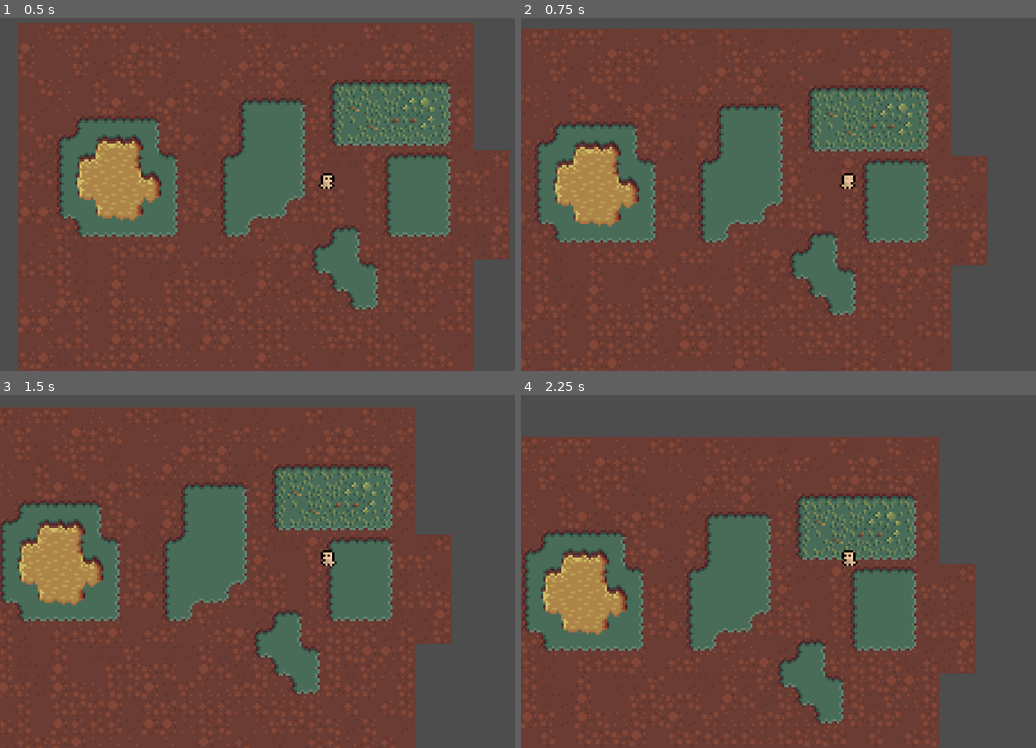
Above: before the commit, frames 1-4 (two rows, left to right).
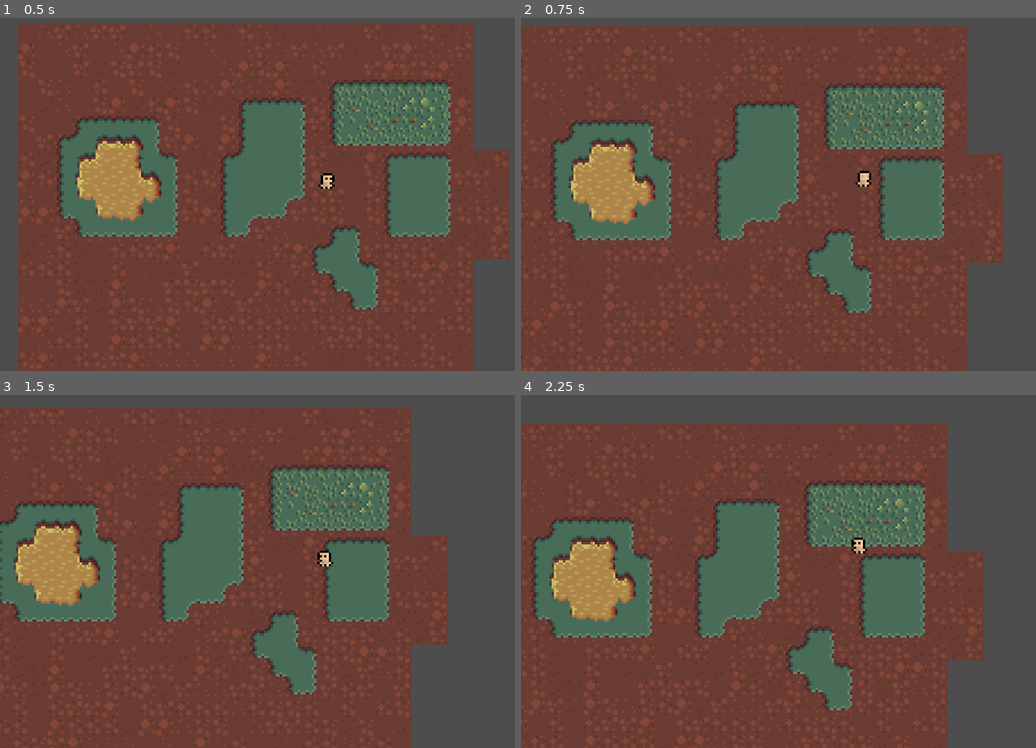
Above: after the commit, the same moments.

Repository: elegios/cautious-memory
Game: Godot game, scene res://Scenes/Test.tscn
The game is run twice, just before and just after one commit, with the same random seed, the same clock (stepped at 60 frames per second) and the same inputs.
Inputs (mouse positions are in pixels of both pictures, inside the frame that each line leads up to):
- Up to frame 1 (0.5 s): no input
- Up to frame 2 (0.75 s): tap Enter at 0.5 s; move the mouse to (994, 169) at 0.52 s; hold A (Action 1) from 0.53 s (still down)
- Up to frame 3 (1.5 s): move the mouse to (195, 582) at 1.27 s; release A (Action 1) at 1.28 s; right-click (195, 582) at 1.35 s
- Up to frame 4 (2.25 s): move the mouse to (912, 483) at 2.02 s; hold A (Action 1) from 2.03 s (still down)

Frame 1 is identical in both runs. In frame 2, 27% of the frame differs, in the area x 0-94%, y 2-100%; in frame 3, 14%; in frame 4, 27%, in the area x 0-90%, y 8-100%.

Commit message:
TeleportCharacter

Diff:
--- a/Code/AbilityComponents/Core/AbilitySeq.gd
+++ b/Code/AbilityComponents/Core/AbilitySeq.gd
@@ -3,17 +3,13 @@
 ## gets interrupted this node also gets interrupted.
 class_name AbilitySeq extends AbilityNode
 
-var current_child: AbilityNode
-var executing_idx: int:
-	set(value):
-		executing_idx = value
+var executing_idx: int = 0
+
+var current_child: AbilityNode:
+	get:
 		if executing_idx < get_child_count():
-			current_child = get_child(value) as AbilityNode
-	get:
-		return executing_idx
-
-func _ready() -> void:
-	current_child = get_child(executing_idx) as AbilityNode
+			return get_child(executing_idx) as AbilityNode
+		return null
 
 func register_properties(root: AbilityRoot) -> void:
 	root.register_prop(self, "executing_idx")
@@ -39,4 +35,7 @@
 	return ARunResult.Done
 
 func interrupt(kind: AInterruptKind) -> AInterruptResult:
-	return current_child.interrupt(kind)
+	var child := current_child
+	if child:
+		return child.interrupt(kind)
+	return AInterruptResult.Interrupted
--- a/Code/AbilityComponents/DataSources/BlackboardSource.gd
+++ b/Code/AbilityComponents/DataSources/BlackboardSource.gd
@@ -10,4 +10,20 @@
 func get_data(_delta: float) -> Variant:
 	if not allow_absent and not blackboard.has(property):
 		push_error("Missing blackboard key: " + property)
-	return blackboard.get(property, null)
+	var ret: Variant = blackboard.get(property, null)
+	if ret is NodePath:
+		var path: NodePath = ret
+		var node := runner.get_node(path)
+		if not node:
+			push_error("Bad nodepath: " + str(path))
+		return node
+	elif ret is Array[NodePath]:
+		var paths: Array[NodePath] = ret
+		var res: Array[Node] = []
+		for p in paths:
+			var node := runner.get_node(p)
+			if not node:
+				push_error("Bad nodepath: " + str(p))
+			res.append(node)
+		return res
+	return ret
--- a/Code/AbilityComponents/DataSources/ExpressionSource.gd
+++ b/Code/AbilityComponents/DataSources/ExpressionSource.gd
@@ -50,7 +50,10 @@
 		z.register_properties(node, property + ":z", root)
 
 func get_data(delta: float) -> Variant:
-	var res: Variant = parsed.execute([x.get_data(delta) if x else null, y.get_data(delta) if y else null, z.get_data(delta) if z else null])
+	var xval: Variant = x.get_data(delta) if x else null
+	var yval: Variant = y.get_data(delta) if y else null
+	var zval: Variant = z.get_data(delta) if z else null
+	var res: Variant = parsed.execute([xval, yval, zval])
 	if parsed.has_execute_failed():
-		push_error(parsed.get_error_text())
+		push_error("Error: %s\nx: %s\ny: %s\nz %s\ndebug_server: %s" % [parsed.get_error_text(), xval, yval, zval, OS.has_feature("debug_server")])
 	return res
--- a/Code/AbilityComponents/SeqLike/Cancellable.gd
+++ b/Code/AbilityComponents/SeqLike/Cancellable.gd
@@ -4,4 +4,7 @@
 class_name Cancellable extends AbilitySeq
 
 func interrupt(_kind: AInterruptKind) -> AInterruptResult:
-	return current_child.interrupt(AInterruptKind.Hard)
+	var c := current_child
+	if c:
+		return c.interrupt(AInterruptKind.Hard)
+	return AInterruptResult.Interrupted
--- a/Code/AbilityComponents/SeqLike/Conditional.gd
+++ b/Code/AbilityComponents/SeqLike/Conditional.gd
@@ -24,7 +24,9 @@
 		if condition.get_data(0.0):
 			checked = not continuous
 		else:
-			var _ignore := current_child.interrupt(AInterruptKind.Hard)
+			var c := current_child
+			if c:
+				var _ignore := c.interrupt(AInterruptKind.Hard)
 			return ARunResult.Done
 	return super(delta)
 
@@ -33,6 +35,8 @@
 		if condition.get_data(delta):
 			checked = not continuous
 		else:
-			var _ignore := current_child.interrupt(AInterruptKind.Hard)
+			var c := current_child
+			if c:
+				var _ignore := c.interrupt(AInterruptKind.Hard)
 			return ARunResult.Done
 	return super(delta)
--- a/Code/AbilityComponents/ShapeCast.gd
+++ b/Code/AbilityComponents/ShapeCast.gd
@@ -50,9 +50,10 @@
 	var sc := runner.shape_cast
 	var relative: Vector2 = relative_target.get_data(delta) if relative_target else Vector2.ZERO
 	var new_shape := shape if shape else sc.shape
-	var changed := sc.target_position != relative or sc.collision_mask != collision_mask or sc.shape != new_shape
+	var changed := sc.target_position != relative or sc.collision_mask != collision_mask or sc.shape != new_shape or sc.exclude_parent != ignore_self
 
 	if changed:
+		sc.exclude_parent = ignore_self
 		sc.target_position = relative
 		sc.collision_mask = collision_mask
 		sc.shape = new_shape
@@ -65,10 +66,10 @@
 		if save_all:
 			var res := []
 			for i in sc.get_collision_count():
-				res.append(sc.get_collider(i))
+				res.append((sc.get_collider(i) as Node2D).get_path())
 			blackboard[collider] = res
 		else:
-			blackboard[collider] = sc.get_collider(0)
+			blackboard[collider] = (sc.get_collider(0) as Node2D).get_path()
 
 	if collider_position:
 		if save_all:
--- /dev/null
+++ b/Code/AbilityComponents/TeleportCharacter.gd
@@ -0,0 +1,22 @@
+## Instantly change the position of a character, possibly
+## continuously.
+class_name TeleportCharacter extends AbilityNode
+
+## Continuously update character position. Finishes after the first
+## position update if false, otherwise keeps updating position until
+## interrupted.
+@export var continuous: bool = false
+
+## Position to set the character to.
+@export var position: DataSource
+
+func register_properties(root: AbilityRoot) -> void:
+	position.register_properties(self, "position", root)
+
+func setup(a: AbilityRunner, r: AbilityRoot, b: Dictionary, register_props: bool) -> void:
+	position.setup(a, b)
+	super(a, r, b, register_props)
+
+func physics_process_ability(delta: float) -> ARunResult:
+	runner.character.position = position.get_data(delta)
+	return ARunResult.Wait if continuous else ARunResult.Done
--- a/Scenes/Ability.tscn
+++ b/Scenes/Ability.tscn
@@ -12,6 +12,7 @@
 [ext_resource type="Script" path="res://Code/AbilityComponents/AbilityTimer.gd" id="9_cg6rd"]
 [ext_resource type="Script" path="res://Code/AbilityComponents/ShapeCast.gd" id="11_fk47b"]
 [ext_resource type="Script" path="res://Code/AbilityComponents/SeqLike/Conditional.gd" id="12_go76q"]
+[ext_resource type="Script" path="res://Code/AbilityComponents/TeleportCharacter.gd" id="13_sm5nd"]
 
 [sub_resource type="Resource" id="Resource_svlls"]
 script = ExtResource("4_610dl")
@@ -45,12 +46,22 @@
 
 [sub_resource type="Resource" id="Resource_kjd15"]
 script = ExtResource("7_f3qdl")
-property = &"hit_position"
+property = &"hit_unit"
 allow_absent = true
 
 [sub_resource type="Resource" id="Resource_x3ihw"]
 script = ExtResource("4_mrn6b")
 expression = "0.3"
+
+[sub_resource type="Resource" id="Resource_h0sap"]
+script = ExtResource("7_f3qdl")
+property = &"hit_unit"
+allow_absent = false
+
+[sub_resource type="Resource" id="Resource_l48mo"]
+script = ExtResource("4_mrn6b")
+expression = "x.position"
+x = SubResource("Resource_h0sap")
 
 [sub_resource type="Resource" id="Resource_fygb1"]
 script = ExtResource("4_610dl")
@@ -68,6 +79,10 @@
 
 [node name="Seq" type="Node"]
 script = ExtResource("2_5vcv4")
+
+[node name="Clear Hit" type="Node" parent="."]
+script = ExtResource("3_bleet")
+property = &"hit_unit"
 
 [node name="FirstAim" type="Node" parent="."]
 script = ExtResource("3_bleet")
@@ -93,19 +108,23 @@
 [node name="ShapeCast" type="Node" parent="Phasing/AbilityParAny"]
 script = ExtResource("11_fk47b")
 shape = SubResource("CircleShape2D_v6ut8")
-collider_position = &"hit_position"
+collider = &"hit_unit"
 
 [node name="If Hit" type="Node" parent="Phasing"]
 script = ExtResource("12_go76q")
 condition = SubResource("Resource_kjd15")
 
-[node name="Clear Hit" type="Node" parent="Phasing/If Hit"]
-script = ExtResource("3_bleet")
-property = &"hit_position"
+[node name="Stick To Target" type="Node" parent="Phasing/If Hit"]
+script = ExtResource("6_lh5ef")
 
-[node name="AbilityTimer" type="Node" parent="Phasing/If Hit"]
+[node name="AbilityTimer" type="Node" parent="Phasing/If Hit/Stick To Target"]
 script = ExtResource("9_cg6rd")
 duration = SubResource("Resource_x3ihw")
+
+[node name="TeleportCharacter" type="Node" parent="Phasing/If Hit/Stick To Target"]
+script = ExtResource("13_sm5nd")
+continuous = true
+position = SubResource("Resource_l48mo")
 
 [node name="SecondAim" type="Node" parent="Phasing/If Hit"]
 script = ExtResource("3_bleet")
--- a/Scenes/player.tscn
+++ b/Scenes/player.tscn
@@ -44,6 +44,8 @@
 [node name="Camera" type="Camera2D" parent="."]
 unique_name_in_owner = true
 enabled = false
+position_smoothing_enabled = true
+position_smoothing_speed = 10.0
 
 [node name="Animation" type="AnimatedSprite2D" parent="."]
 unique_name_in_owner = true
Not shown: 1 places in Scenes/Ability.tscn that only renumber resources
